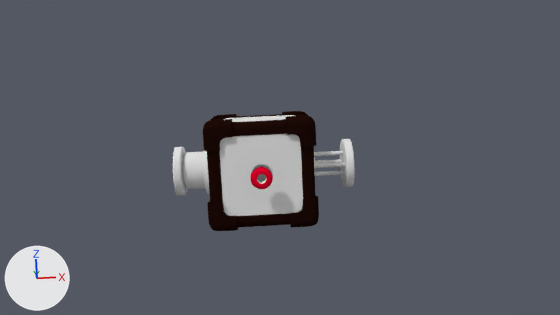
One commit to the Blender file main/models/portal2/billowsbot/billowsbot2.blend: the scene before it, then after it.
Rendered twice from the file's camera 'Camera'. Lighting does not change. The marker at lower left points along +X, +Y and +Z.

In view in the first picture: 'Billows Bot'.
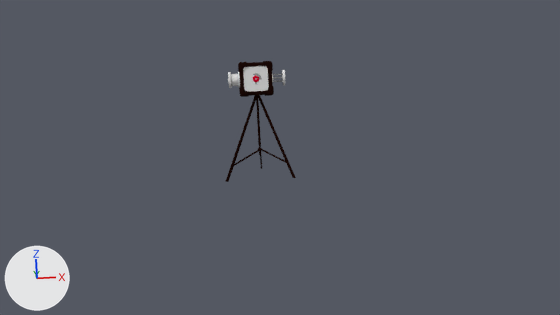
Where the change shows, as pixel boxes (x1, y1, x2, y2) in the pictures (560 x 315 px; the box of a moved part takes in the faces that stretch with it):
'Billows Bot', reshaped, moved, rescaled (61% narrower): before (173, 111, 355, 231); after (226, 61, 296, 182)
part 1 of me_billows_bot, added: after (256, 95, 262, 155)
part 2 of me_billows_bot, moved or reshaped: before (251, 167, 273, 189); after (226, 73, 296, 182)
part 3 of me_billows_bot, recoloured: before (314, 151, 345, 176); after (273, 74, 283, 82)

What the commit changed:
Material 'Shiny Metal' (mat_shiny_metal) is new.
Its base color is (0.342, 0.342, 0.342) (grey #9e9e9e).
me_billows_bot is used by ob_billows_bot; location (0.0, 0.0, 0.0).
me_billows_bot had 1700 vertices, 1780 faces and spanned x -6.87..7.25, y -5.46..4.2, z -4.2..4.2.
me_billows_bot now has 2133 vertices, 2200 faces and spans x -8.86..8.63, y -7.82..11.24, z -24.57..4.2.
me_billows_bot part 1: a new loose piece of 289 vertices spanning x -1.0..1.0, y -1.0..1.0, z -19.18..-3.91, in mat_frame (black #1f0c07).
me_billows_bot part 2: 160 vertices moved from x -0.8..0.8, y -5.46..-5.09, z -0.8..0.8 to x -0.8..0.8, y -4.13..-3.96, z -0.8..0.8; 144 vertices added at x -8.86..8.63, y -7.82..11.24, z -24.57..1.33.
me_billows_bot part 3: 384 faces spanning x 4.24..6.7, y -0.99..1.0, z -0.96..1.01 switch from mat_faces (white #e7e7e7) to mat_shiny_metal (grey #9e9e9e).
Object 'Billows Bot' (ob_billows_bot) moves from (0.0, 0.0, 0.0) to (-0.04, -3.81, 7.08).
Object 'Billows Bot' (ob_billows_bot) is rescaled from (1.0, 1.0, 1.0) to (0.289, 0.289, 0.289).
